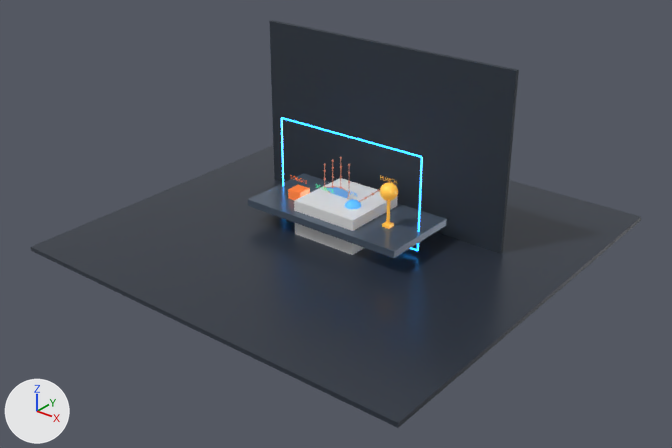
An edit to the Blender file hand_control_fixed_scene.blend, drawn before and after from the same camera.
Before and after are seen from a 50 mm camera at (14.22, -18.21, 11.41) aimed at (0.21, -0.71, 0.55). Every picture has the same lights, and +X, +Y and +Z are marked at lower left. The older version comes first.

Before the edit, the objects in view are built like this:
```python
ob_cube = bpy.data.objects.new('Cube', me_cube)
ob_cube.location = (0.0, 0.0, 0.0)
ob_phc_interactive_bounce = bpy.data.objects.new('PHC_Interactive_Bounce', me_phc_interactive_bouncemesh)
ob_phc_interactive_bounce.location = (-0.5, -0.28, 0.82)
ob_phc_interactive_bounce.scale = (0.23, 0.23, 0.12)
ob_phc_interactive_spin = bpy.data.objects.new('PHC_Interactive_Spin', me_icosphere_001)
ob_phc_interactive_spin.location = (0.45, -0.28, 0.94)
ob_phc_interactive_toggle = bpy.data.objects.new('PHC_Interactive_Toggle', me_phc_interactive_togglemesh)
ob_phc_interactive_toggle.location = (-1.45, -0.28, 0.84)
ob_phc_interactive_toggle.scale = (0.21, 0.21, 0.14)
ob_phc_punchball = bpy.data.objects.new('PHC_PunchBall', me_icosphere_002)
ob_phc_punchball.location = (1.55, -0.2, 1.69)
ob_phc_punchrod = bpy.data.objects.new('PHC_PunchRod', me_cylinder_001)
ob_phc_punchrod.location = (1.55, -0.2, 1.22)
ob_phc_scene_backdrop = bpy.data.objects.new('PHC_Scene_Backdrop', me_phc_scene_backdropmesh)
ob_phc_scene_backdrop.location = (0.0, 1.55, 2.45)
ob_phc_scene_backdrop.scale = (4.0, 0.06, 2.5)
ob_phc_scene_floor = bpy.data.objects.new('PHC_Scene_Floor', me_phc_scene_floormesh)
ob_phc_scene_floor.location = (0.0, 0.0, -0.06)
ob_phc_scene_floor.scale = (6.0, 6.0, 0.06)
ob_phc_scene_table = bpy.data.objects.new('PHC_Scene_Table', me_phc_scene_tablemesh)
ob_phc_scene_table.location = (0.0, -0.05, 0.6)
ob_phc_scene_table.scale = (2.5, 1.2, 0.1)
```
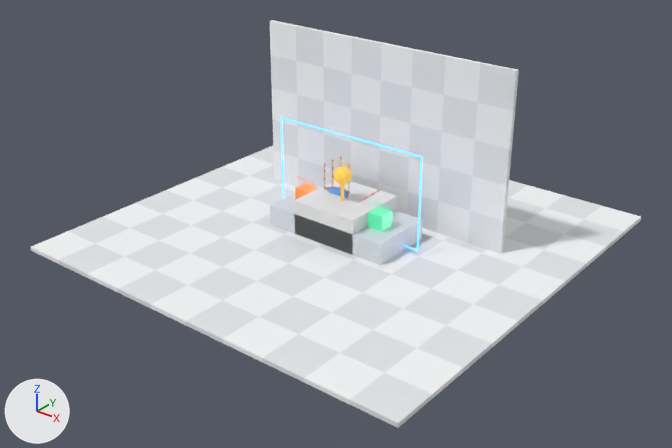
Location of each change, [x1, y1, x2, y2] in pixels of the pictures (672 x 448 px):
'PHC_Scene_Floor', recoloured (lighter)
    both: [31, 146, 641, 428]
'PHC_Scene_Backdrop', recoloured (dark blue to white)
    both: [270, 20, 519, 254]
'PHC_Scene_Table', recoloured, moved, rescaled (24% narrower)
    before: [248, 173, 447, 258]
    after: [270, 184, 422, 265]
'PHC_PunchBall', moved
    before: [380, 182, 398, 201]
    after: [333, 166, 352, 185]
'PHC_Interactive_Bounce', moved, rescaled (not visible before)
    after: [368, 206, 393, 232]
'PHC_Interactive_Toggle', moved, rescaled
    before: [288, 185, 310, 200]
    after: [295, 183, 317, 200]
'PHC_Interactive_Spin', deleted
    before: [345, 199, 361, 209]
'PHC_PunchRod', moved (mostly hidden)
    before: [386, 201, 390, 224]
    after: [341, 185, 344, 201]
'PHC_Label_Bounce', moved
    before: [316, 184, 334, 193]
    after: [370, 200, 390, 210]
'PHC_Label_Punch', moved
    before: [380, 175, 395, 184]
    after: [334, 159, 348, 166]

The change, as a list of edits to the scene's bpy script:
```text
Add mat_phc_simple_platform:
    mat_phc_simple_platform = principled_material('PHC_Simple_Platform')
    mat_phc_simple_platform.base_color = (0.7, 0.74, 0.79)  # white #dadfe6
    mat_phc_simple_platform.metallic = 0.05
    mat_phc_simple_platform.roughness = 0.42
Add mat_phc_checker_wall:
    mat_phc_checker_wall = bpy.data.materials.new('PHC_Checker_Wall')
    # nodes: BsdfPrincipled, Mapping, OutputMaterial, TexChecker, TexCoord
    # colours: white #eceff2, white #f8f9fc
Add mat_phc_checker_floor:
    mat_phc_checker_floor = bpy.data.materials.new('PHC_Checker_Floor')
    # nodes: BsdfPrincipled, Mapping, OutputMaterial, TexChecker, TexCoord
    # colours: white #e5e7ea, white #f6f7f8
Change me_phc_scene_floormesh:
    where me_phc_scene_floormesh.from_pydata(...)  # 8 vertices, 6 faces; spans x -1.0..1.0, y -1.0..1.0, z -1.0..1.0
    remove me_phc_scene_floormesh.materials.append(mat_phc_scene_floor)  # dark blue #353c48
    add me_phc_scene_floormesh.materials.append(mat_phc_checker_floor)
Change me_phc_scene_backdropmesh:
    where me_phc_scene_backdropmesh.from_pydata(...)  # 8 vertices, 6 faces; spans x -1.0..1.0, y -1.0..1.0, z -1.0..1.0
    remove me_phc_scene_backdropmesh.materials.append(mat_phc_scene_backdrop)  # dark blue #2c353f
    add me_phc_scene_backdropmesh.materials.append(mat_phc_checker_wall)
Change me_phc_scene_tablemesh:
    where me_phc_scene_tablemesh.from_pydata(...)  # 8 vertices, 6 faces; spans x -1.0..1.0, y -1.0..1.0, z -1.0..1.0
    remove me_phc_scene_tablemesh.materials.append(mat_phc_scene_table)  # greyish blue #616f81
    add me_phc_scene_tablemesh.materials.append(mat_phc_simple_platform)  # white #dadfe6
Change ob_phc_scene_table:
    ob_phc_scene_table.location: (0.0, -0.05, 0.6) -> (0.0, -0.05, 0.3)
    ob_phc_scene_table.scale: (2.5, 1.2, 0.1) -> (1.9, 0.95, 0.3)
Change ob_phc_interactive_toggle:
    ob_phc_interactive_toggle.location: (-1.45, -0.28, 0.84) -> (-1.28, -0.18, 0.82)
    ob_phc_interactive_toggle.scale: (0.21, 0.21, 0.14) -> (0.21, 0.21, 0.22)
Change ob_phc_interactive_bounce:
    ob_phc_interactive_bounce.location: (-0.5, -0.28, 0.82) -> (1.28, -0.18, 0.82)
    ob_phc_interactive_bounce.scale: (0.23, 0.23, 0.12) -> (0.23, 0.23, 0.22)
Remove ob_phc_interactive_spin:
    ob_phc_interactive_spin = bpy.data.objects.new('PHC_Interactive_Spin', me_icosphere_001)
    ob_phc_interactive_spin.location = (0.45, -0.28, 0.94)
Change ob_phc_punchball:
    ob_phc_punchball.location: (1.55, -0.2, 1.69) -> (0.0, -0.16, 1.72)
Change ob_phc_punchrod:
    ob_phc_punchrod.location: (1.55, -0.2, 1.22) -> (0.0, -0.16, 1.2)
Change ob_phc_label_bounce:
    ob_phc_label_bounce.location: (-0.5, -0.3, 1.24) -> (1.28, -0.2, 1.24)
Change ob_phc_label_punch:
    ob_phc_label_punch.location: (1.55, -0.22, 2.02) -> (0.0, -0.18, 2.08)
```
